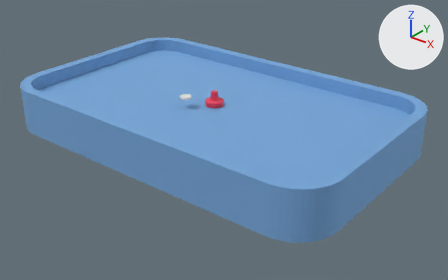
A saved change to the Blender file pong/art/pong.blend.
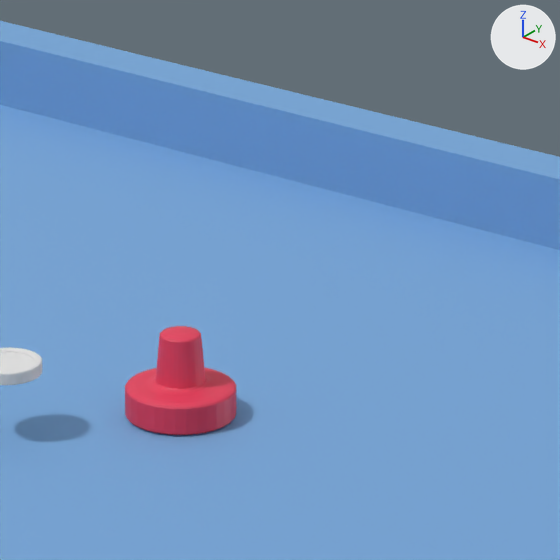
The first picture shows the older version from a 50 mm lens placed at (15.86, -19.17, 10.38), pointed at (0.67, -0.19, -1.39). The close-ups show both versions on the part from 41% to 62% of the width and 13% to 46% of the height of that picture; other places that the commit changed are outside them. Every picture has the same lights, and +X, +Y and +Z are marked at upper right.

Objects in the first close-up: 'Paddle', 'Playground', 'Puck'.
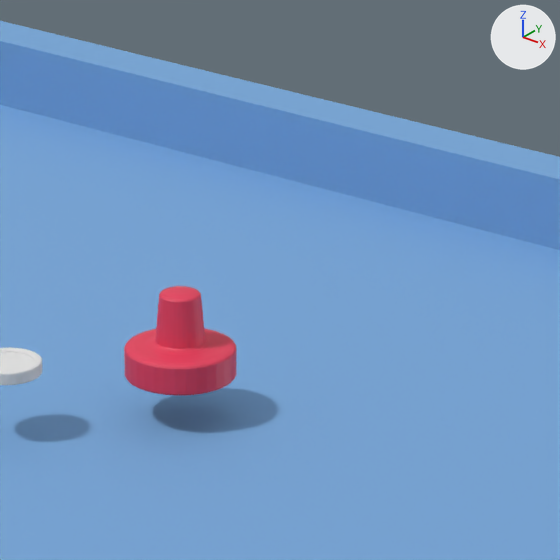
The change, as a list of edits to the scene's bpy script:
```text
Change me_paddle:
    where me_paddle.from_pydata(...)  # 640 vertices, 610 faces; spans x -0.4..0.4, y -0.4..0.4, z -0.204..0.455
    used by ob_paddle; location = (0.0, 0.0, 0.208)
    me_paddle part 1: the whole mesh is moved by (-0.002, 0.002, -0.152)
Change ob_paddle:
    ob_paddle.location: (0.0, 0.0, 0.208) -> (0.002, -0.002, 0.663)
```

Where the change shows, as pixel boxes (x1, y1, x2, y2) in the close-ups (560 x 560 px):
'Paddle', moved
    before: (125, 326, 236, 435)
    after: (124, 286, 236, 396)
